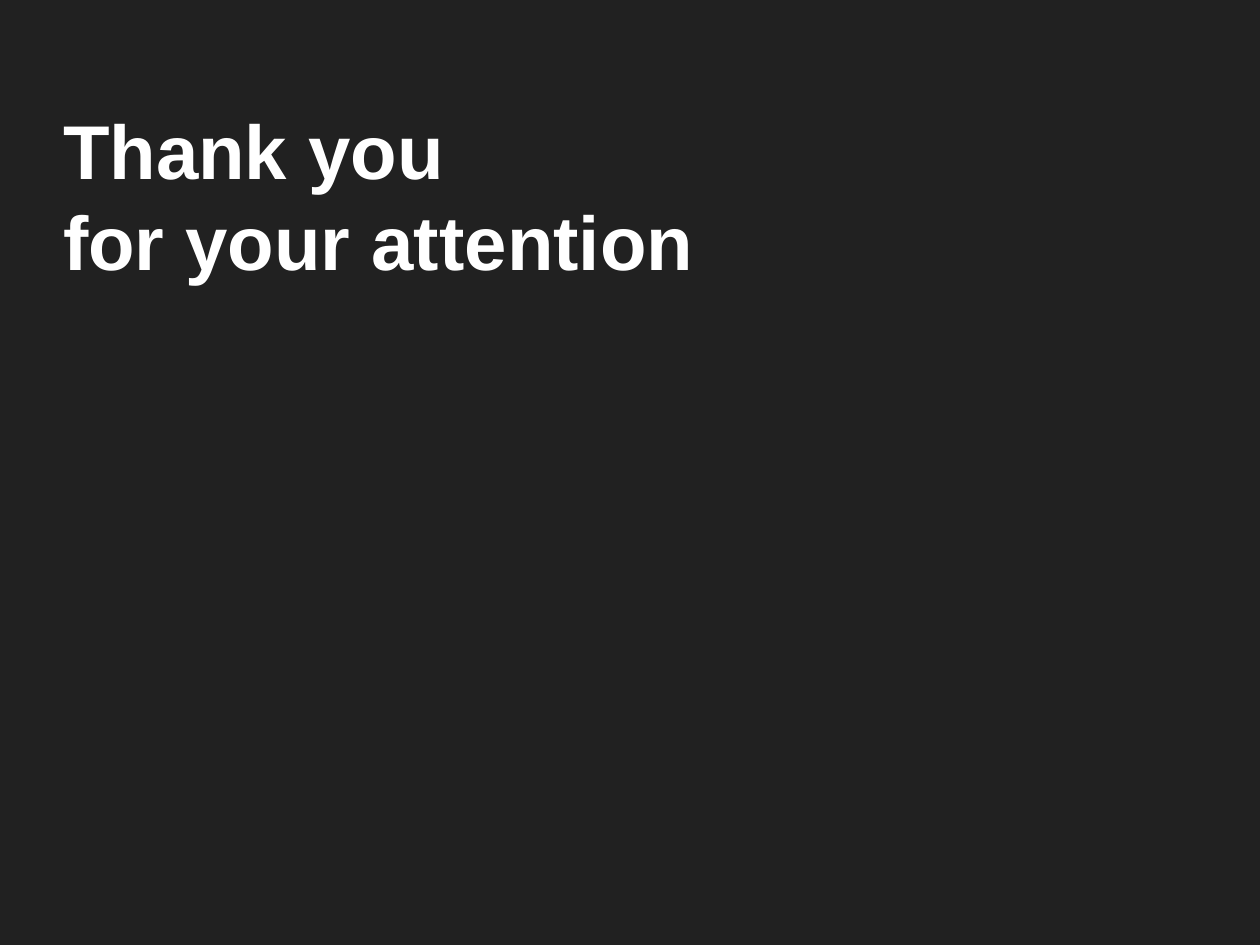
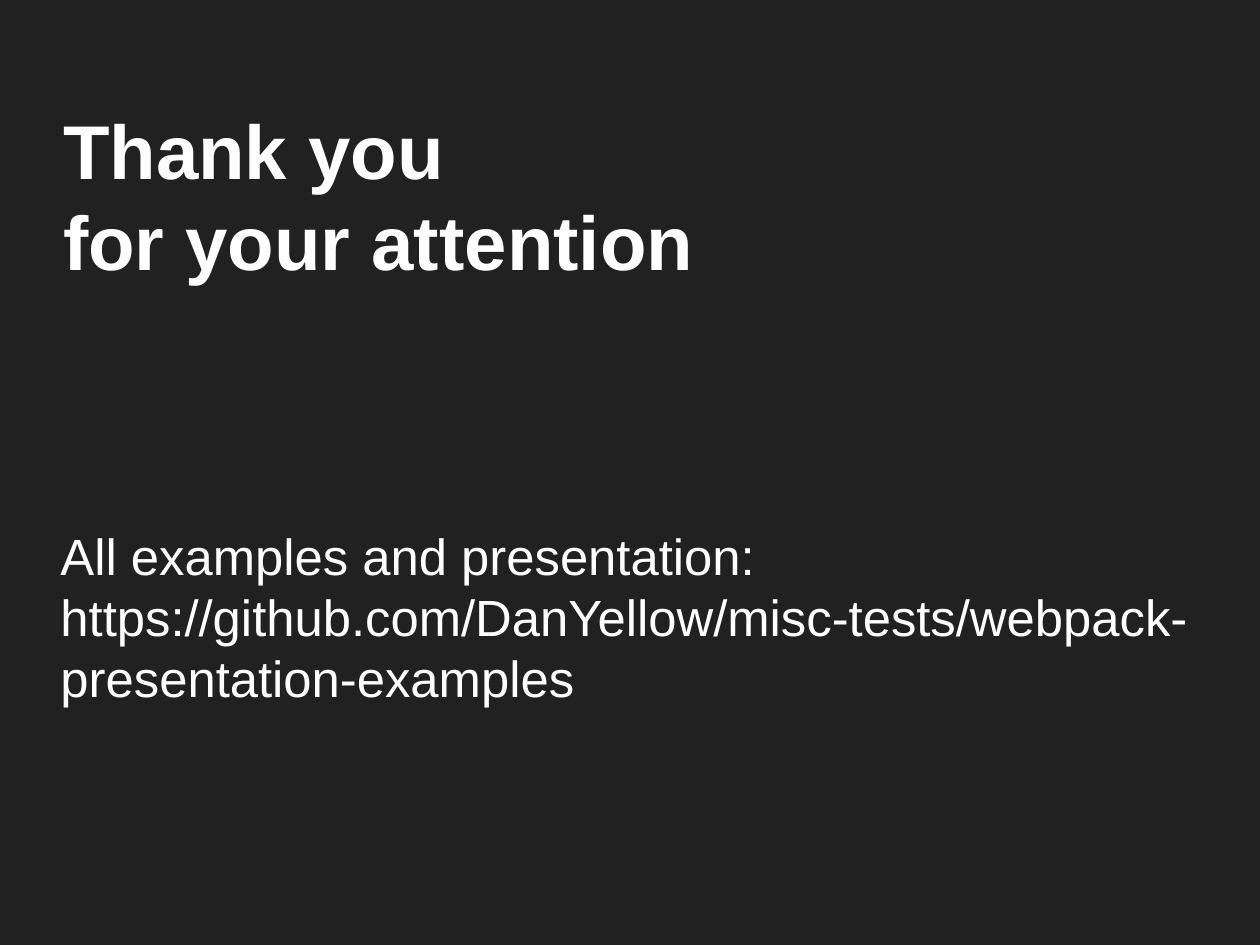
Before and after one commit to DanYellow/misc-tests, a slide deck: slide 54 of webpack-presentation-examples/webpack-presentation.odp (slide 47 before the commit). Drawn at 1260x945 pixels with LibreOffice and Linux fonts; fonts in the diff are those of the drawing. Boxes give left, top, right and bottom in pixels: in the first picture for what was removed or moved away, otherwise in the second. Text is boxed around its words. In the diff, an @@ line names an element or a change of style, - is before the commit and + after.

```diff
--- a/webpack-presentation-examples/webpack-presentation.odp
+++ b/webpack-presentation-examples/webpack-presentation.odp
@@ title added at (x1=60, y1=538, x2=1187, y2=708), 32 pt, text #FFFFFF @@
+All examples and presentation:
+https://github.com/DanYellow/misc-tests/webpack-presentation-examples
```
Also in this commit, not shown: 4 other slides changed, 7 slides added, 22 other files.
